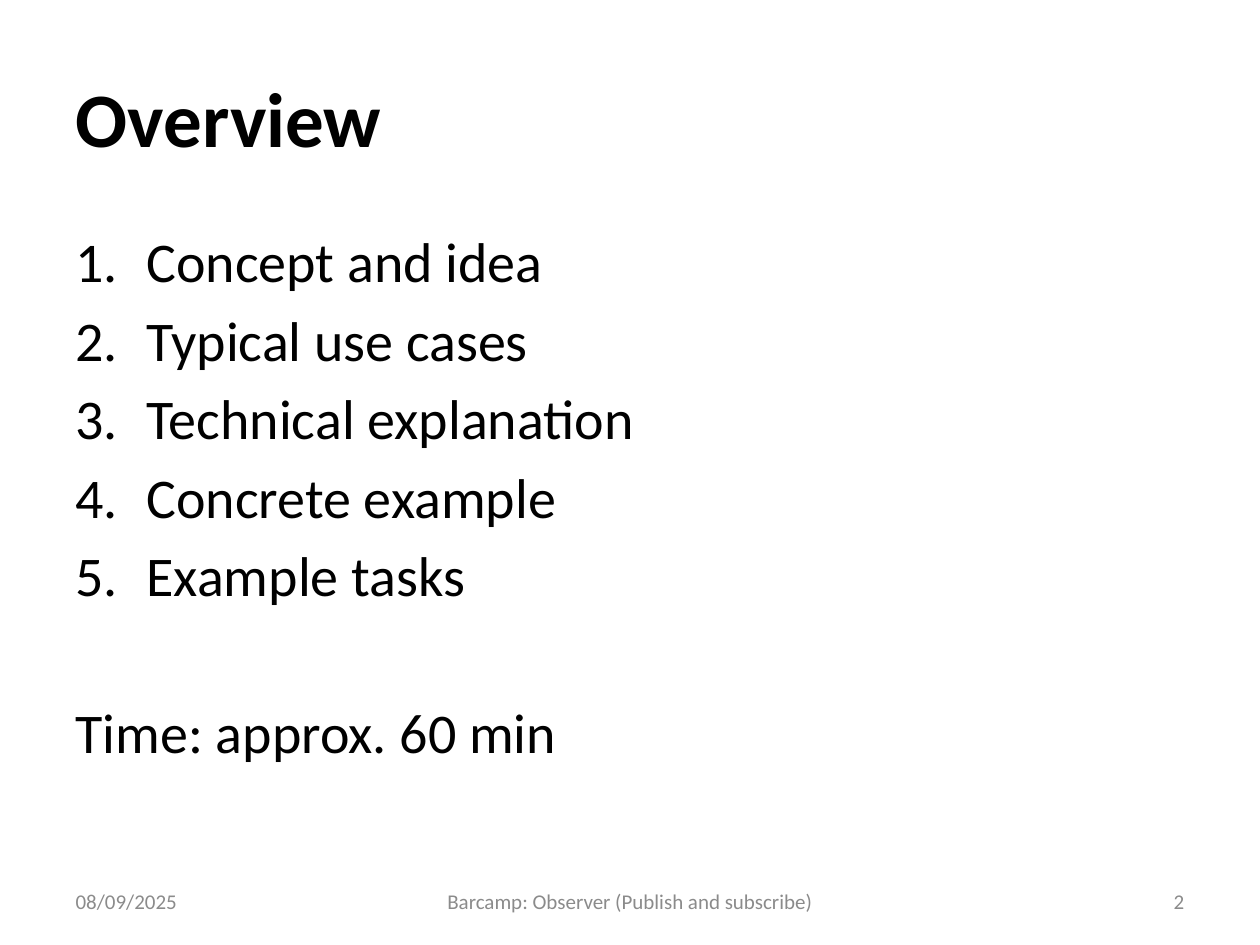
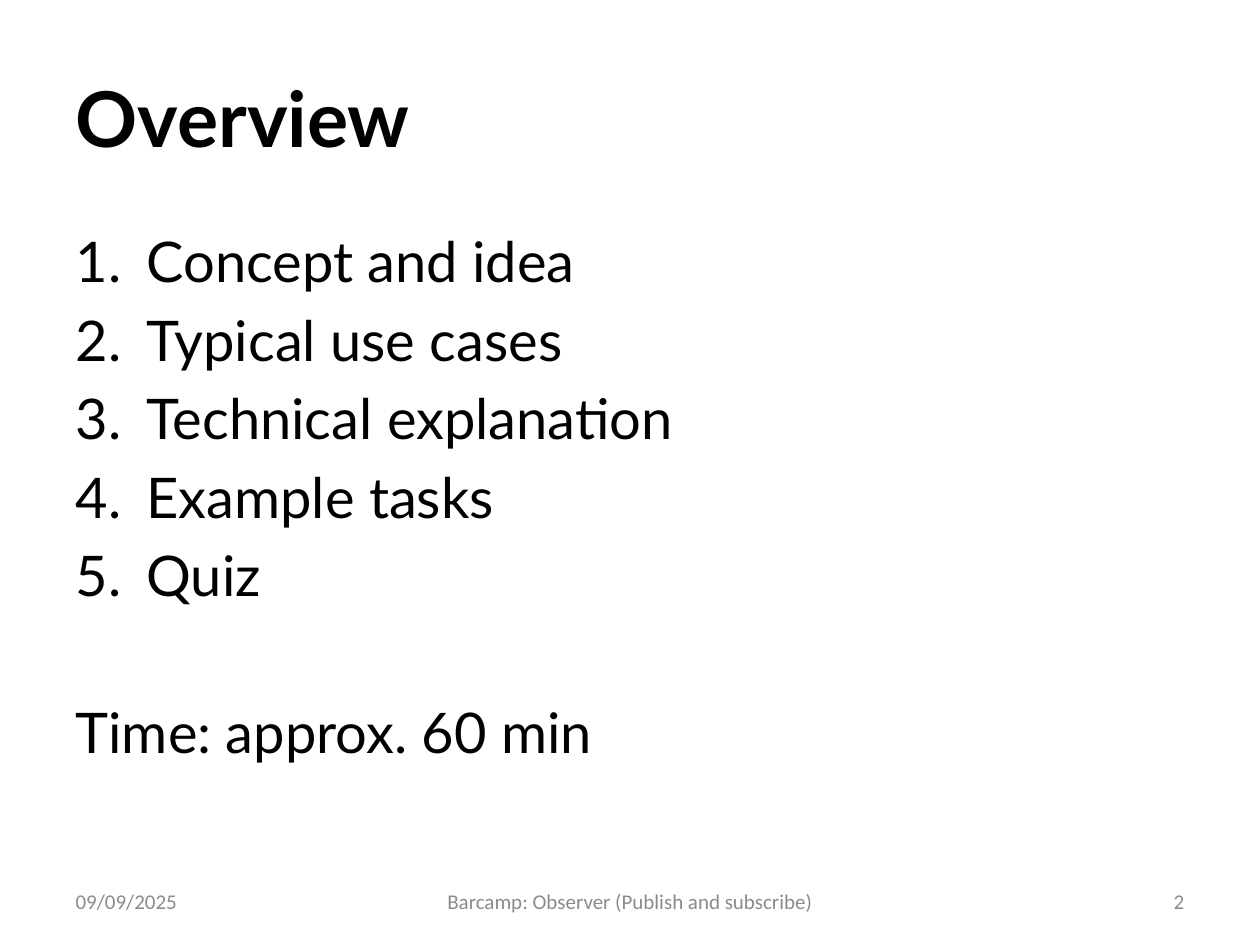
Before and after one commit to TheRealTRY1NG/Barcamp-Observer, a slide deck: slide 2 of 0-Presentation.pptx. Drawn at 1260x945 pixels with LibreOffice and Linux fonts; fonts in the diff are those of the drawing; background and template pictures are left out. Boxes give left, top, right and bottom in pixels: in the first picture for what was removed or moved away, otherwise in the second. Text is boxed around its words. In the diff, an @@ line names an element or a change of style, - is before the commit and + after.

```diff
--- a/0-Presentation.pptx
+++ b/0-Presentation.pptx
@@ title "Overview" at (76, 90, 410, 148): font Calibri to Lato @@
@@ text at (76, 240, 673, 763): font Calibri to Lato @@
@@ text at (146, 479, 556, 527): paragraph removed @@
-4. Concrete example
@@ text at (146, 555, 260, 605): paragraph added @@
+5. Quiz
@@ text at (76, 894, 177, 910): text changed @@
-08/09/2025
+09/09/2025
```
Also in this commit, not shown: 16 other slides changed, 4 slides added.
